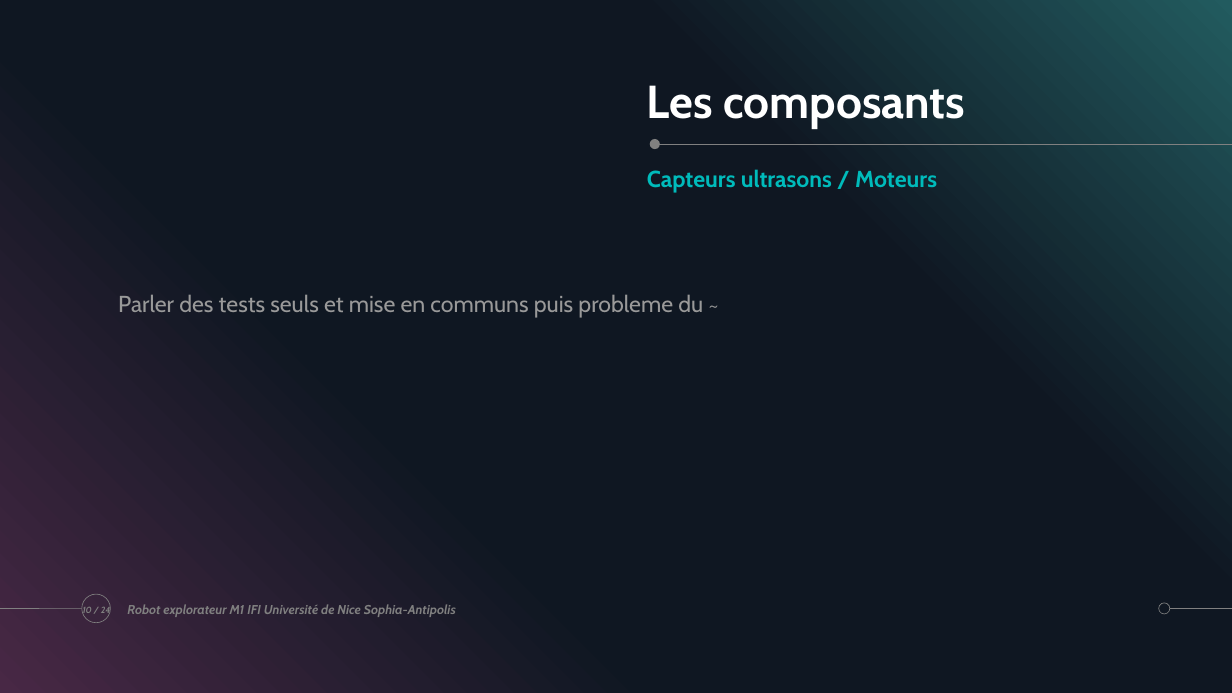
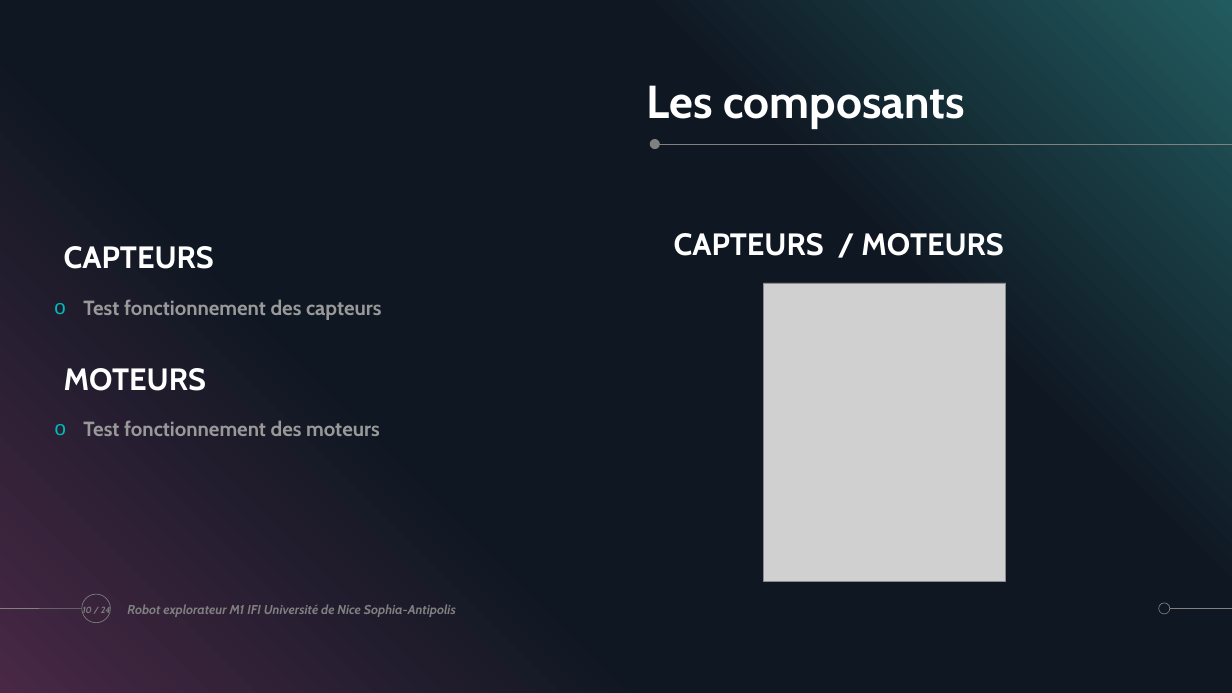
Before and after one commit to ChloeMaccarinelli/TER_M1_S2, a slide deck: slide 10 of doc/Diapo_LOTFI_MACCARINELLI_MARION.pptx. Drawn at 1232x693 pixels with LibreOffice and Linux fonts; fonts in the diff are those of the drawing; grey boxes stand for pictures. Boxes give left, top, right and bottom in pixels: in the first picture for what was removed or moved away, otherwise in the second. Text is boxed around its words. In the diff, an @@ line names an element or a change of style, - is before the commit and + after.

```diff
--- a/doc/Diapo_LOTFI_MACCARINELLI_MARION.pptx
+++ b/doc/Diapo_LOTFI_MACCARINELLI_MARION.pptx
@@ text at bbox=[674, 233, 1003, 256]: text changed; size 18 to 24 pt; text colour #00BBBB to #FFFFFF @@
-Capteurs ultrasons / Moteurs
+CAPTEURS / MOTEURS
@@ text added at bbox=[64, 246, 214, 269], 24 pt, text #FFFFFF, bold @@
+CAPTEURS
@@ text added at bbox=[83, 299, 382, 320], 16 pt, text #999999, bold @@
+o Test fonctionnement des capteurs
@@ text removed at bbox=[118, 294, 703, 318] @@
-Parler des tests seuls et mise en communs puis probleme du ~
@@ picture added at bbox=[763, 283, 1006, 581] @@
@@ text added at bbox=[64, 368, 206, 391], 24 pt, text #FFFFFF, bold @@
+MOTEURS
@@ text added at bbox=[83, 420, 380, 436], 16 pt, text #999999, bold @@
+o Test fonctionnement des moteurs
```
Also in this commit, not shown: 2 other slides changed, 4 other files.
